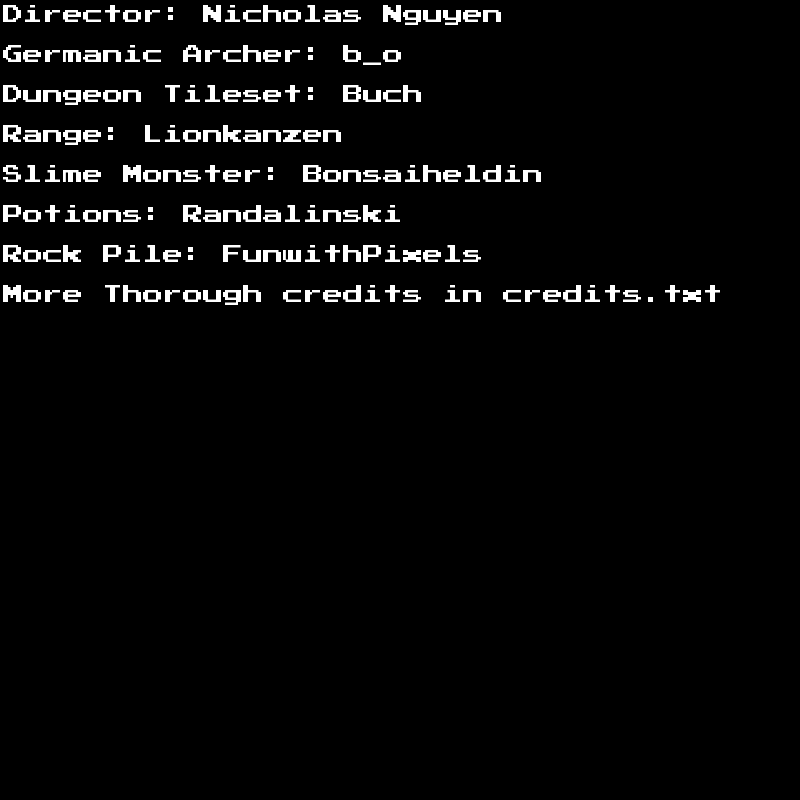
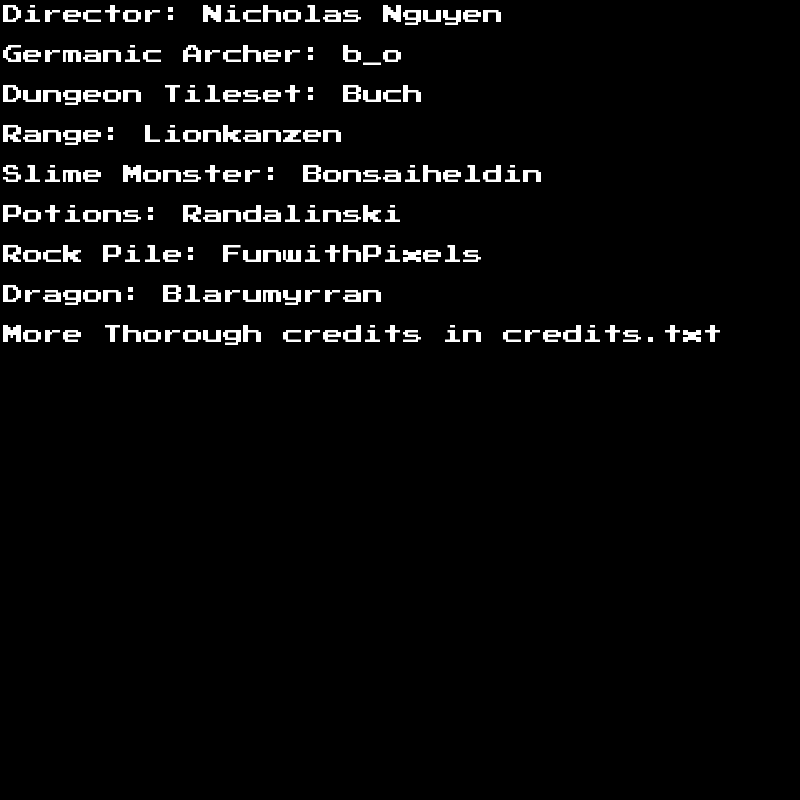
Layer changes from the first 800 × 800 image to the second:
painted on "Director: Nicholas Nguyen ..." over [3, 285, 720, 345]
